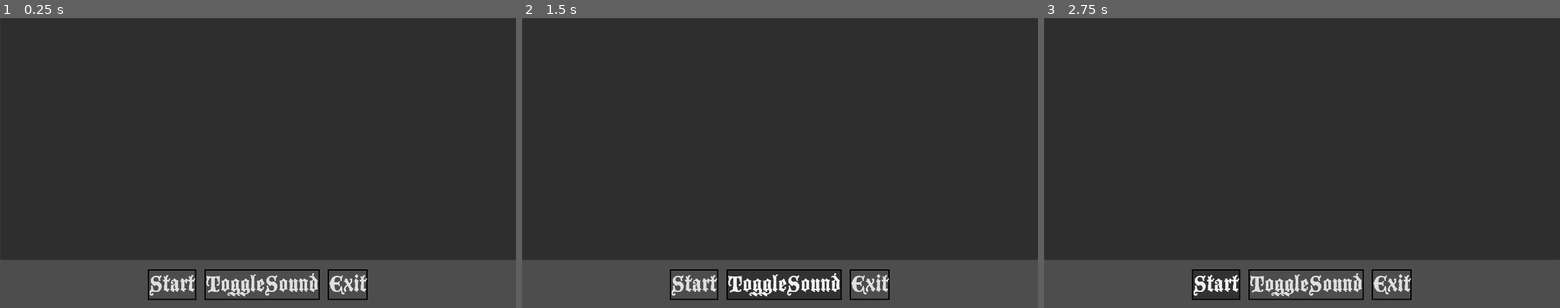
Above: before the commit, frames 1-3 (left to right).
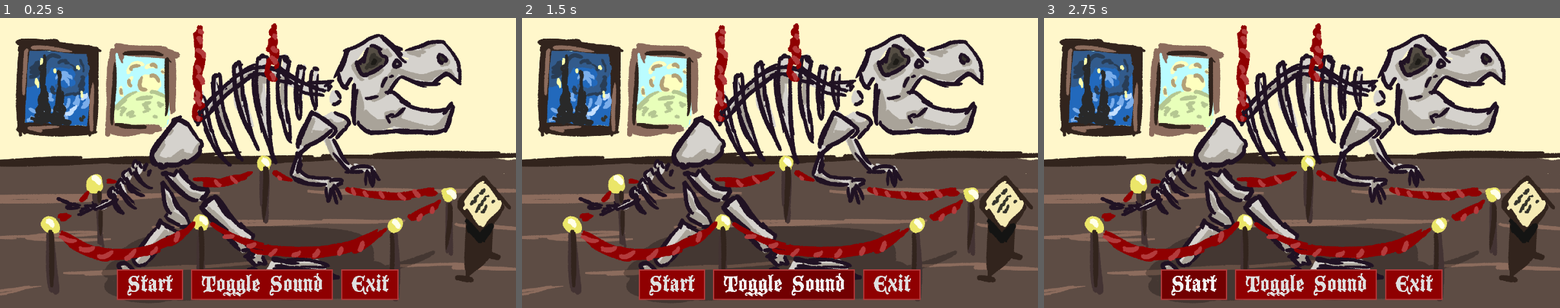
Above: after the commit, the same moments.

Repository: OsakiTsukiko/bones
Game: Godot game, scene res://src/main_menu/main_menu.tscn
Two runs of this game, one before a commit and one after it. Both use one fixed random seed, a clock stepped at 60 frames per second and the inputs below.
Inputs (mouse positions are in pixels of both pictures, inside the frame that each line leads up to):
- Up to frame 1 (0.25 s): no input
- Up to frame 2 (1.5 s): click (532, 26) at 0.52 s; click "ToggleSound" (after the commit: "Toggle Sound") at 1.25 s
- Up to frame 3 (2.75 s): click "Start" at 2 s

The runs differ from the first frame. In frame 1, 81% of the frame differs, in the area x 0-100%, y 0-99%; in frame 2, 81%; in frame 3, 81%.

Commit message:
main menu

Diff:
--- a/src/main_menu/main_menu.tscn
+++ b/src/main_menu/main_menu.tscn
@@ -1,25 +1,26 @@
-[gd_scene load_steps=6 format=3 uid="uid://2schd5seyyh"]
+[gd_scene load_steps=7 format=3 uid="uid://2schd5seyyh"]
 
 [ext_resource type="Script" path="res://src/main_menu/main_menu.gd" id="1_qvmvy"]
+[ext_resource type="Texture2D" uid="uid://bjbb76x2lvb7t" path="res://assets/misc/banner.png" id="2_hlv6o"]
 [ext_resource type="FontFile" uid="uid://ix6f0ekut8gh" path="res://assets/fonts/Blackwood Castle.ttf" id="2_r8bfk"]
 
 [sub_resource type="StyleBoxEmpty" id="StyleBoxEmpty_pxynp"]
 
 [sub_resource type="StyleBoxFlat" id="StyleBoxFlat_33hws"]
-bg_color = Color(0.196078, 0.196078, 0.196078, 0)
+bg_color = Color(0.560784, 0, 0.00392157, 1)
 border_width_left = 3
 border_width_top = 3
 border_width_right = 3
 border_width_bottom = 3
-border_color = Color(0, 0, 0, 1)
+border_color = Color(0.701961, 0.231373, 0.235294, 1)
 
 [sub_resource type="StyleBoxFlat" id="StyleBoxFlat_me1rs"]
-bg_color = Color(0.196078, 0.196078, 0.196078, 1)
+bg_color = Color(0.447059, 0, 0.00392157, 1)
 border_width_left = 3
 border_width_top = 3
 border_width_right = 3
 border_width_bottom = 3
-border_color = Color(0, 0, 0, 1)
+border_color = Color(0.701961, 0.231373, 0.235294, 1)
 
 [node name="MainMenu" type="Panel"]
 anchors_preset = 15
@@ -30,10 +31,17 @@
 theme_override_styles/panel = SubResource("StyleBoxEmpty_pxynp")
 script = ExtResource("1_qvmvy")
 
-[node name="TextureButton" type="TextureButton" parent="."]
+[node name="TextureButton" type="TextureRect" parent="."]
 layout_mode = 1
-offset_right = 40.0
-offset_bottom = 40.0
+anchors_preset = 15
+anchor_right = 1.0
+anchor_bottom = 1.0
+grow_horizontal = 2
+grow_vertical = 2
+size_flags_vertical = 3
+texture = ExtResource("2_hlv6o")
+expand_mode = 2
+stretch_mode = 5
 
 [node name="VBoxContainer" type="VBoxContainer" parent="."]
 layout_mode = 1
@@ -43,7 +51,7 @@
 grow_horizontal = 2
 grow_vertical = 2
 
-[node name="Panel" type="Panel" parent="VBoxContainer"]
+[node name="PanelContainer" type="Container" parent="VBoxContainer"]
 layout_mode = 2
 size_flags_vertical = 3
 
@@ -66,7 +74,7 @@
 theme_override_font_sizes/font_size = 60
 theme_override_styles/normal = SubResource("StyleBoxFlat_33hws")
 theme_override_styles/hover = SubResource("StyleBoxFlat_me1rs")
-text = "Start"
+text = " Start "
 
 [node name="ButtonToggleSound" type="Button" parent="VBoxContainer/MarginContainer/HBoxContainer"]
 layout_mode = 2
@@ -75,7 +83,7 @@
 theme_override_font_sizes/font_size = 60
 theme_override_styles/normal = SubResource("StyleBoxFlat_33hws")
 theme_override_styles/hover = SubResource("StyleBoxFlat_me1rs")
-text = "ToggleSound"
+text = " Toggle Sound "
 
 [node name="ButtonExit" type="Button" parent="VBoxContainer/MarginContainer/HBoxContainer"]
 layout_mode = 2
@@ -84,7 +92,7 @@
 theme_override_font_sizes/font_size = 60
 theme_override_styles/normal = SubResource("StyleBoxFlat_33hws")
 theme_override_styles/hover = SubResource("StyleBoxFlat_me1rs")
-text = "Exit"
+text = " Exit "
 
 [connection signal="pressed" from="VBoxContainer/MarginContainer/HBoxContainer/ButtonStart" to="." method="_on_button_start_pressed"]
 [connection signal="pressed" from="VBoxContainer/MarginContainer/HBoxContainer/ButtonToggleSound" to="." method="_on_button_toggle_sound_pressed"]
Binary file added: assets/misc/banner.png
Not shown, added: assets/misc/banner.png.import
